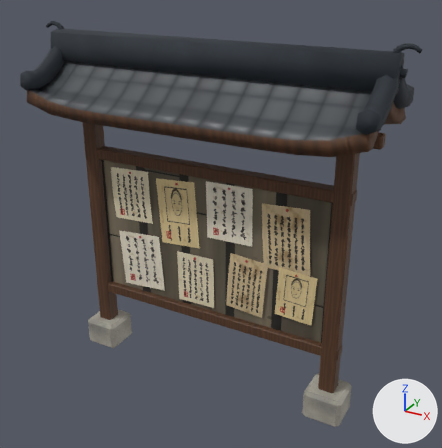
Before and after pictures for a commit that changed the glTF model godot/assets/environment/notice_board.glb.
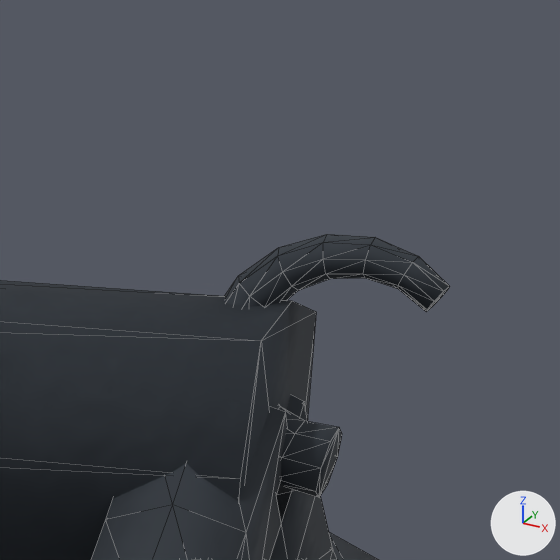
The first picture shows the older version from a 50 mm camera at (2.47, -4.25, 3.73) aimed at (0.11, 0.05, 1.58). The close-ups show the older and then the newer version on the part from 82% to 99% of the width and 2% to 19% of the height of that picture. Only the edits that show in the close-ups are written down. The axes (+X, +Y, +Z) are drawn at lower right. The lights are the same throughout. The close-ups show mesh edges as thin lines. Objects named as collision shapes, trigger or cutter boxes, shadow casters or lower levels of detail are left out. Vertices at exactly the same position are counted once.

Objects in the first close-up: 'BoardRoofRidge'.
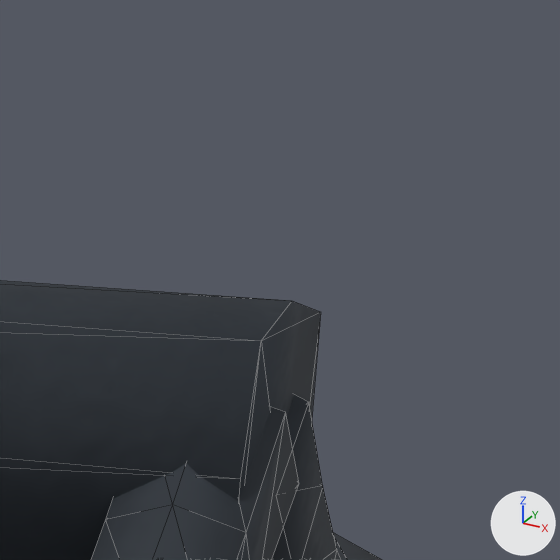
Where the change shows, as pixel boxes [x1, y1, x2, y2] in the close-ups (560 x 560 px):
'BoardRoofRidge', reshaped
    before: [0, 234, 450, 560]
    after: [0, 280, 382, 560]
part 1 of me_boardroofridge, deleted
    before: [225, 234, 450, 498]

What changed in the scene script:
```text
Change me_boardroofridge:
    used by ob_boardroofridge; location = (0.0, 0.0, 0.0)
    remove me_boardroofridge.from_pydata(...)  # 352 vertices, 676 faces; spans x -1.64..1.64, y -0.51..0.51, z 2.67..3.2
    add me_boardroofridge.from_pydata(...)  # 160 vertices, 300 faces; spans x -1.52..1.52, y -0.51..0.51, z 2.67..3.14
    me_boardroofridge part 1: the loose piece of 96 vertices spanning x 1.42..1.64, y -0.03..0.03, z 2.97..3.2 is deleted
    other edits to the shape of me_boardroofridge do not show in these pictures
```
